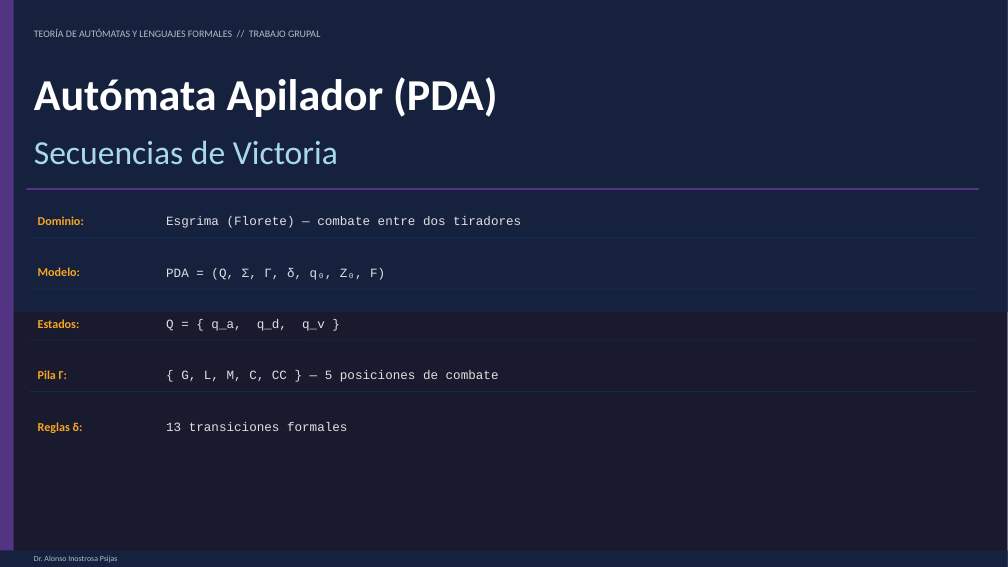
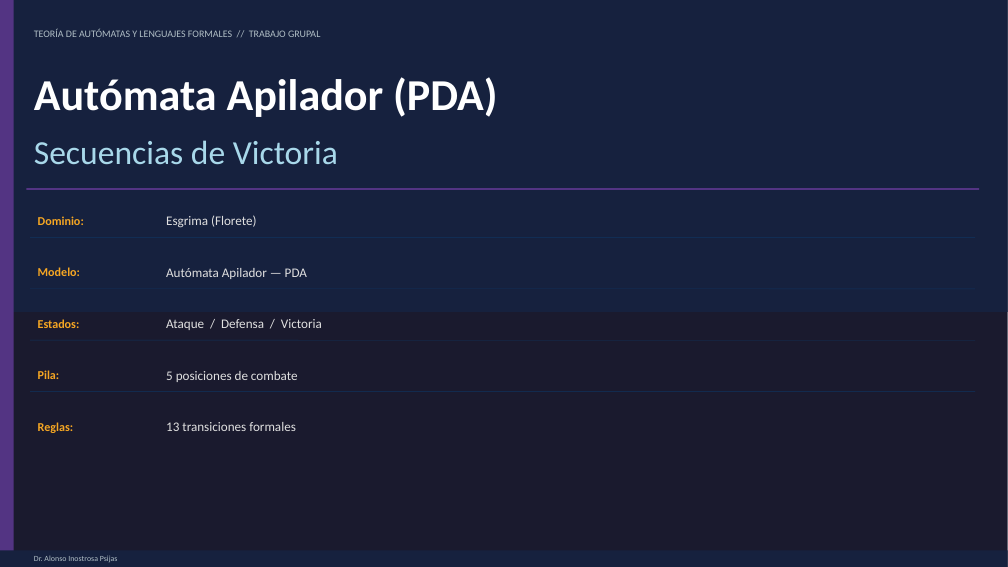
Before and after one commit to Benjamin2150/automata_proyecto, a slide deck: slide 1 of Proyecto_PDA_Esgrima.pptx. Drawn at 1008x567 pixels with LibreOffice and Linux fonts; fonts in the diff are those of the drawing. Boxes give left, top, right and bottom in pixels: in the first picture for what was removed or moved away, otherwise in the second. Text is boxed around its words. In the diff, an @@ line names an element or a change of style, - is before the commit and + after.

```diff
--- a/Proyecto_PDA_Esgrima.pptx
+++ b/Proyecto_PDA_Esgrima.pptx
@@ text at bbox=[166, 215, 256, 228]: text changed; size 12 to 12.5 pt; font Courier New to Calibri @@
-Esgrima (Florete) — combate entre dos tiradores
+Esgrima (Florete)
@@ text at bbox=[166, 268, 307, 279]: text changed; size 12 to 12.5 pt; font Courier New to Calibri @@
-PDA = (Q, Σ, Γ, δ, q₀, Z₀, F)
+Autómata Apilador — PDA
@@ text at bbox=[166, 319, 322, 330]: text changed; size 12 to 12.5 pt; font Courier New to Calibri @@
-Q = { q_a, q_d, q_v }
+Ataque / Defensa / Victoria
@@ text at bbox=[38, 370, 60, 379]: text changed @@
-Pila Γ:
+Pila:
@@ text at bbox=[166, 371, 298, 382]: text changed; size 12 to 12.5 pt; font Courier New to Calibri @@
-{ G, L, M, C, CC } — 5 posiciones de combate
+5 posiciones de combate
@@ text "13 transiciones formales" at bbox=[166, 422, 296, 431]: size 12 to 12.5 pt, font Courier New to Calibri @@
@@ text at bbox=[38, 422, 73, 433]: text changed @@
-Reglas δ:
+Reglas:
```
Also in this commit, not shown: 8 other slides changed, 2 other files.
